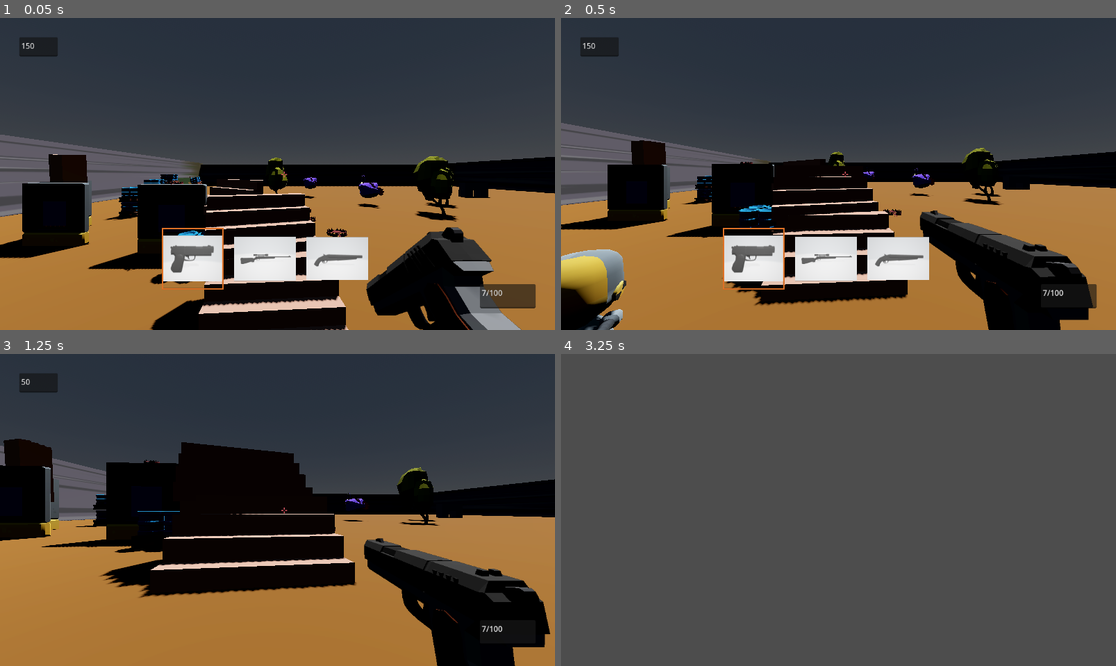
Above: before the commit, frames 1-4 (two rows, left to right).
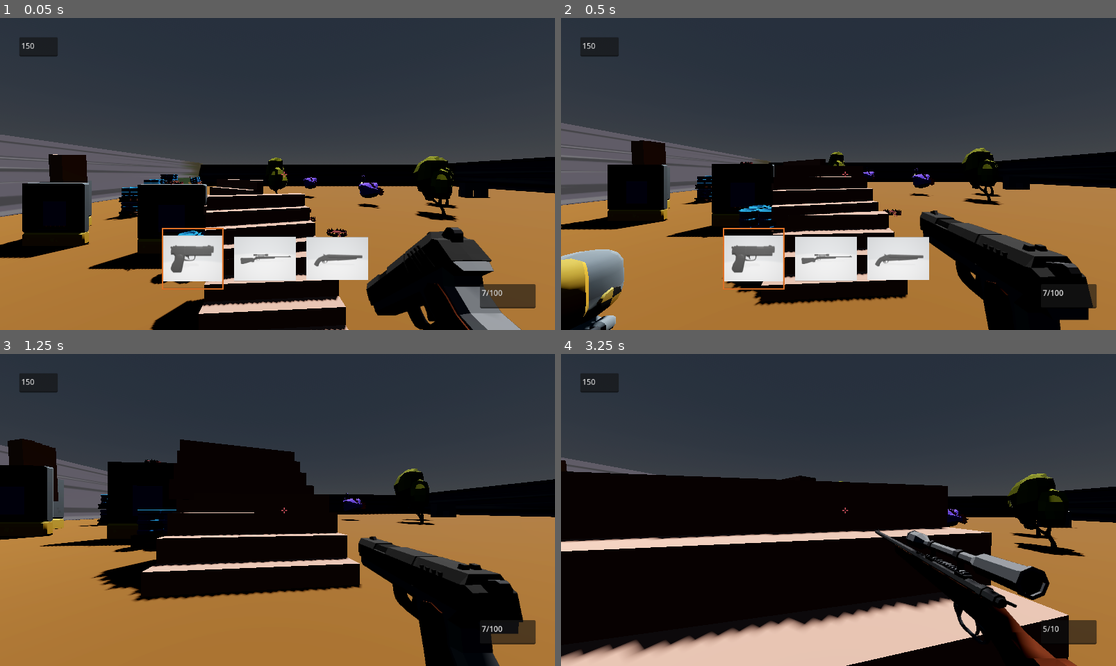
Above: after the commit, the same moments.

Repository: pixelcrust/godotfps
Game: Godot game, scene res://world.tscn
Two runs of this game, one before a commit and one after it. Both use one fixed random seed, a clock stepped at 60 frames per second and the inputs below.
Inputs (mouse positions are in pixels of both pictures, inside the frame that each line leads up to):
- Up to frame 1 (0.05 s): no input
- Up to frame 2 (0.5 s): no input
- Up to frame 3 (1.25 s): move the mouse to (305, 510) at 0.52 s; hold W (key_forward) from 0.53 s (still down); hold F (Interact) from 0.53 s (still down); tap Space (key_jump) at 0.77 s
- Up to frame 4 (3.25 s): keep holding W (key_forward); move the mouse to (810, 510) at 1.27 s; release F (Interact) at 1.28 s; tap Ctrl (key_crouch) at 1.35 s; tap Space (key_jump) at 1.52, 3.02 s; move the mouse to (849, 503) at 2.02 s; tap Tab (key_next_weapon) at 2.1 s; move the mouse to (832, 516) at 2.77 s; tap Shift (key_run) at 2.85 s

Frame 1 is identical in both runs. In frame 2, 1.1% of the frame differs, in the area x 0-12%, y 74-100%; in frame 3, 5.8%; in frame 4, 92%, in the area x 0-100%, y 0-100%.

Commit message:
aim at the player, vertically a bit off

Diff:
--- a/Player.gd
+++ b/Player.gd
@@ -240,7 +240,8 @@
 	move_and_slide()
 
 func die():
-	queue_free()
+	pass
+	#queue_free()
 
 func _headbob(time) -> Vector3:
 	var pos = Vector3.ZERO
--- a/Scenes/enemy_dummy.gd
+++ b/Scenes/enemy_dummy.gd
@@ -7,10 +7,12 @@
 @onready var gun = $base/body/arm/gun
 @onready var timer = $base/body/arm/gun/Timer
 @onready var ray_view = $base/body/head/ray_view
+@onready var direction_helper = $base/body/direction_helper
+
 
 var player = null
 
-@export var turn_speed = 4.0
+@export var turn_speed = 0.1
 
 
 # Get the gravity from the project settings to be synced with RigidBody nodes.
@@ -26,12 +28,15 @@
 	if not is_on_floor():
 		velocity.y -= gravity * delta
 
-	#var dir_to_player = body.global_position.direction_to(player.global_position)
+	var dir_to_player = rad_to_deg(body.global_position.angle_to(player.global_position))
 
-	if(ray_view.get_collider() != player):
-		body.rotate_y(1.0*delta)
+	#if(ray_view.get_collider() != player):
+		#body.rotate_y(1.0*delta)
+	direction_helper.look_at(player.global_transform.origin,Vector3.UP)
+	body.rotate_y(-deg_to_rad(direction_helper.rotation.y * turn_speed))
+	arm.rotate_x(-deg_to_rad(direction_helper.rotation.x * turn_speed))
 	timer.connect("timeout",_timeout)
-	#print(dir_to_player)
+	print(dir_to_player)
 
 func _timeout():
 	shoot()
--- a/Scenes/enemy_dummy.tscn
+++ b/Scenes/enemy_dummy.tscn
@@ -36,3 +36,6 @@
 
 [node name="Timer" type="Timer" parent="base/body/arm/gun"]
 autostart = true
+
+[node name="direction_helper" type="Node3D" parent="base/body"]
+transform = Transform3D(1, 0, 0, 0, 1, 0, 0, 0, 1, 0, 0, -0.00127959)
